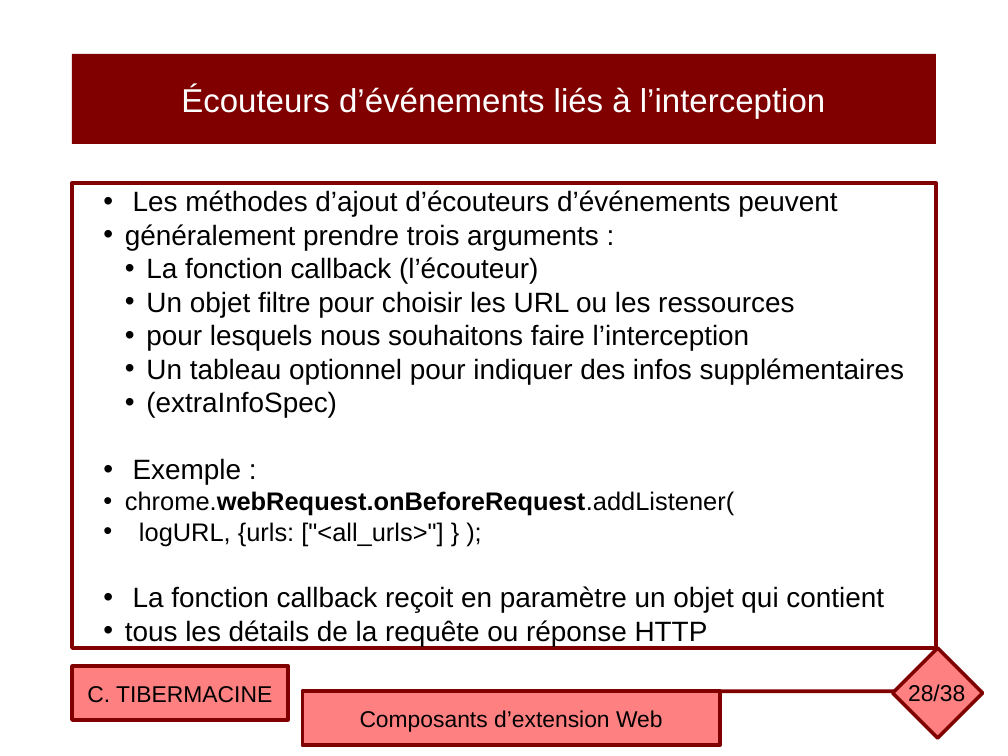
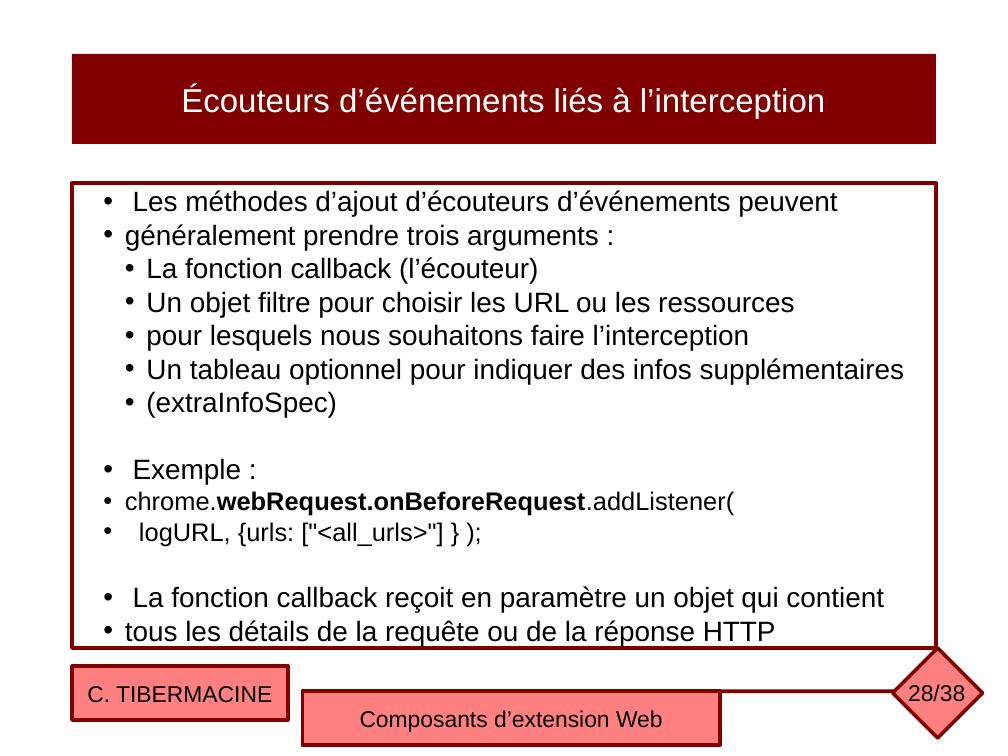
Before and after one commit to ctiber/composants, a slide deck: slide 28 of cours/cours5.odp. Drawn at 1008x756 pixels with LibreOffice and Linux fonts; fonts in the diff are those of the drawing. Boxes give left, top, right and bottom in pixels: in the first picture for what was removed or moved away, otherwise in the second. Text is boxed around its words. In the diff, an @@ line names an element or a change of style, - is before the commit and + after.

```diff
--- a/cours/cours5.odp
+++ b/cours/cours5.odp
@@ text in rectangle at <box>125,620,776,646</box>: text changed @@
-• tous les détails de la requête ou réponse HTTP
+• tous les détails de la requête ou de la réponse HTTP
```
Also in this commit, not shown: 10 other slides changed, 1 other file.
